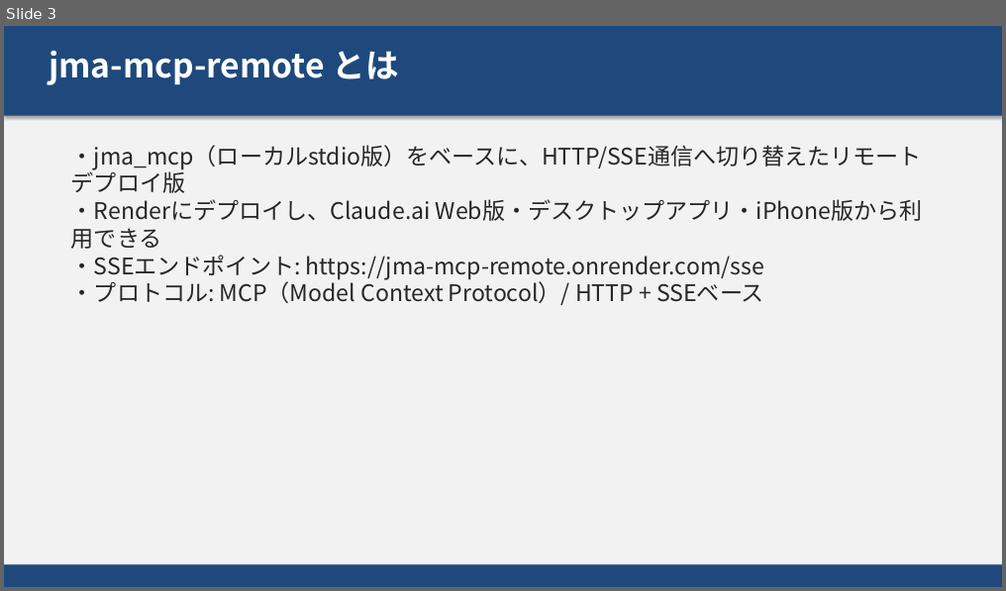
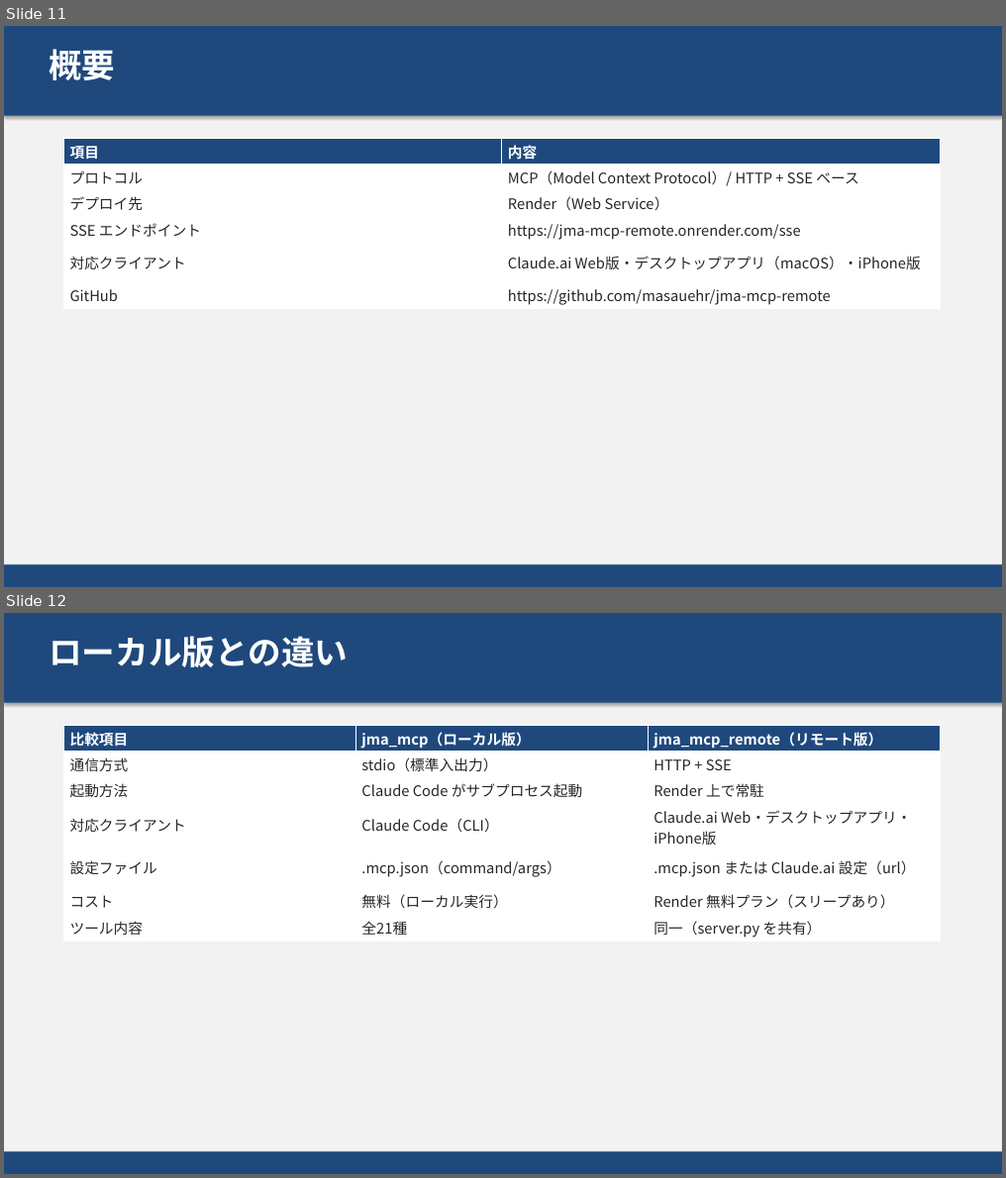
Before and after one commit to masauehr/ppt_auto, a slide deck: mcp_remort.pptx. Shown one above the other, each under a label of ours: slide 3 before the commit, slides 11 and 12 after it. The pictures are 1006x591 and 1006x1178 pixels, drawn with LibreOffice and Linux fonts; fonts in the diff are those of the drawing. Boxes give left, top, right and bottom in pixels: in the first picture for what was removed or moved away, otherwise in the second. Text is boxed around its words. In the diff, an @@ line names an element or a change of style, - is before the commit and + after.

```diff
--- a/mcp_remort.pptx
+++ b/mcp_remort.pptx
@@ slide 12 added at (4, 613, 1002, 1174), background #F2F2F2 @@
@@ rectangle added at (4, 613, 1002, 703), fill #1F497D @@
@@ text added at (49, 636, 348, 667), 32 pt, text #FFFFFF, bold @@
+ローカル版との違い
@@ table added at (63, 725, 940, 942), 7 rows, 3 columns @@
+比較項目 | jma_mcp（ローカル版） | jma_mcp_remote（リモート版）
+通信方式 | stdio（標準入出力） | HTTP + SSE
+起動方法 | Claude Code がサブプロセス起動 | Render 上で常駐
+対応クライアント | Claude Code（CLI） | Claude.ai Web・デスクトップアプリ・iPhone版
+設定ファイル | .mcp.json（command/args） | .mcp.json または Claude.ai 設定（url）
+コスト | 無料（ローカル実行） | Render 無料プラン（スリープあり）
+ツール内容 | 全21種 | 同一（server.py を共有）
@@ rectangle added at (4, 1152, 1002, 1174), fill #1F497D @@
@@ what was slide 3 is now slide 11 @@
@@ slide 11 changed as well @@
@@ text at (49, 49, 115, 80): text changed @@
-jma-mcp-remote とは
+概要
@@ table added at (63, 138, 940, 309), 6 rows, 2 columns @@
+項目 | 内容
+プロトコル | MCP（Model Context Protocol）/ HTTP + SSE ベース
+デプロイ先 | Render（Web Service）
+SSE エンドポイント | https://jma-mcp-remote.onrender.com/sse
+対応クライアント | Claude.ai Web版・デスクトップアプリ（macOS）・iPhone版
+GitHub | https://github.com/masauehr/jma-mcp-remote
@@ text removed at (71, 145, 923, 305) @@
-・jma_mcp（ローカルstdio版）をベースに、HTTP/SSE通信へ切り替えたリモートデプロイ版
-・Renderにデプロイし、Claude.ai Web版・デスクトップアプリ・iPhone版から利用できる
-・SSEエンドポイント: https://jma-mcp-remote.onrender.com/sse
-・プロトコル: MCP（Model Context Protocol）/ HTTP + SSEベース
```
Also in this commit, not shown: 7 other slides changed, 9 other slides added, 1 slide removed, 6 other files.
